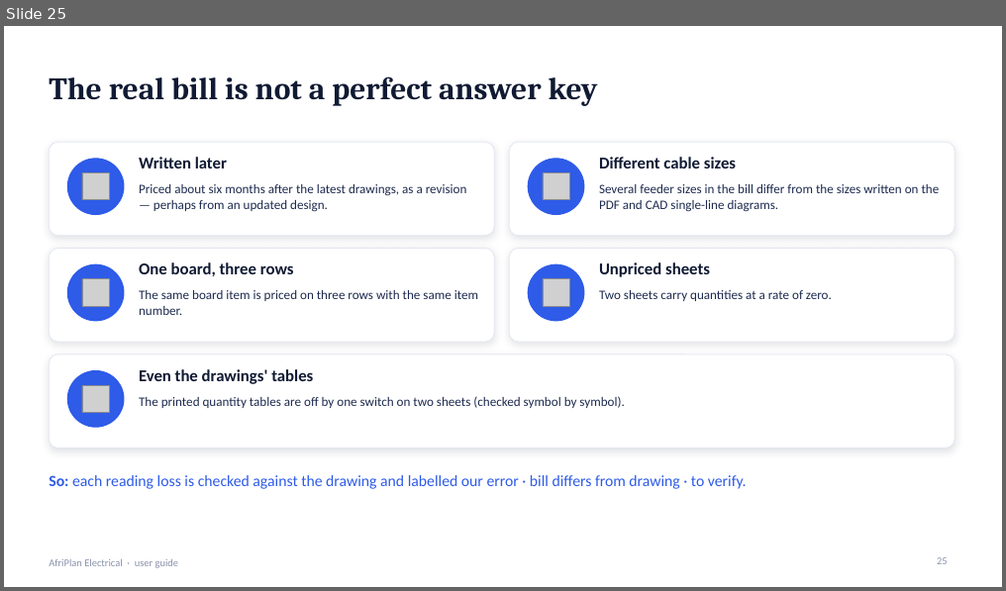
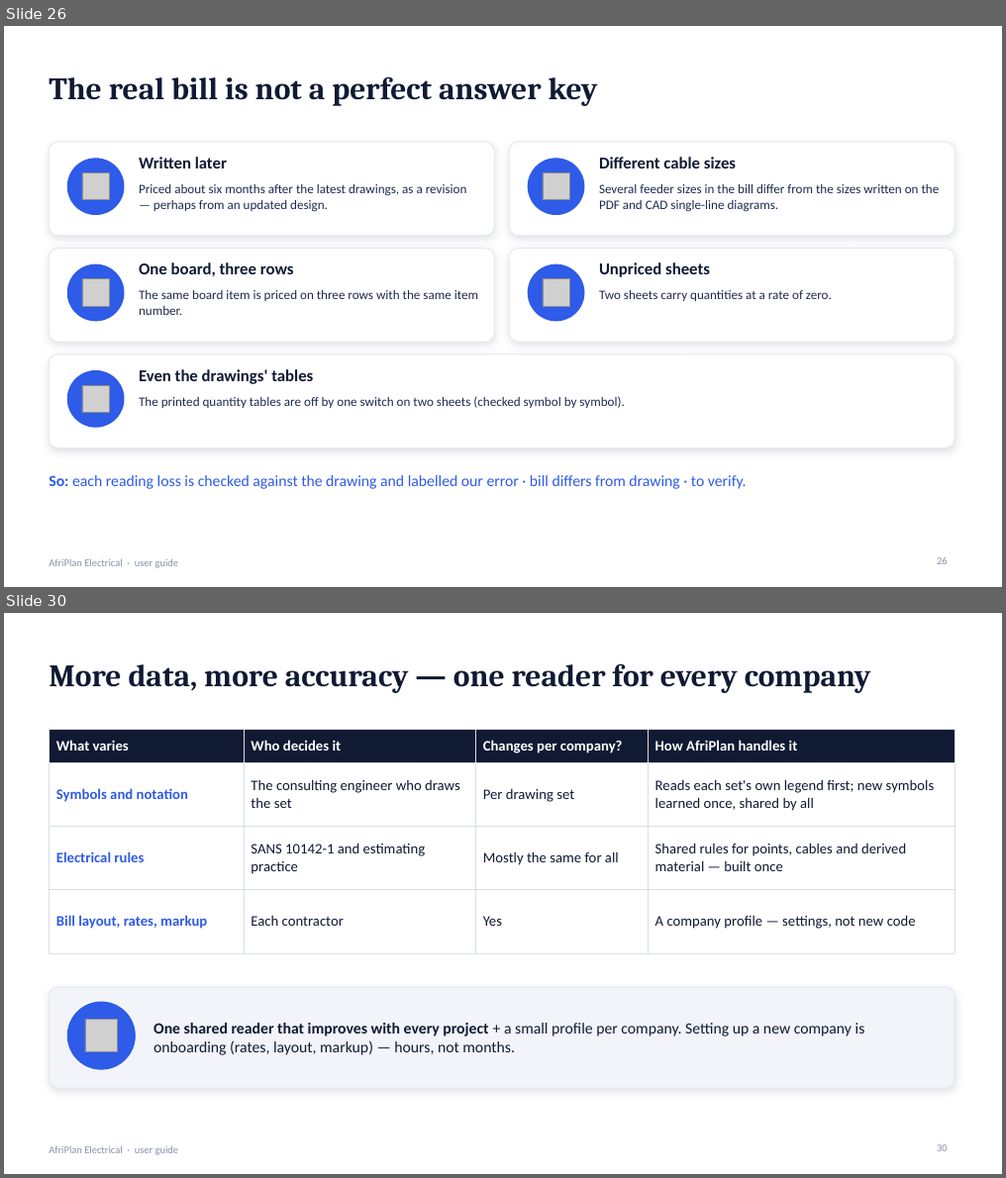
Before and after one commit to Jonathan-Lukwichi/afriplan-ai, a slide deck: docs/presentation/AfriPlan_User_Guide.pptx. Shown one above the other, each under a label of ours: slide 25 before the commit, slides 26 and 30 after it; the slides between them are not shown. The pictures are 1006x591 and 1006x1178 pixels, drawn with LibreOffice and Linux fonts; fonts in the diff are those of the drawing; grey boxes stand for pictures. Boxes give left, top, right and bottom in pixels: in the first picture for what was removed or moved away, otherwise in the second. Text is boxed around its words. In the diff, an @@ line names an element or a change of style, - is before the commit and + after.

```diff
--- a/docs/presentation/AfriPlan_User_Guide.pptx
+++ b/docs/presentation/AfriPlan_User_Guide.pptx
@@ slide 30 added at bbox=[4, 613, 1002, 1174], background #FFFFFF; not listed: 1 template element that a slide beside it also shows @@
@@ title added at bbox=[49, 663, 871, 693], 30 pt, text #101A33, bold @@
+More data, more accuracy — one reader for every company
@@ table added at bbox=[49, 729, 954, 933], 4 rows, 4 columns @@
+What varies | Who decides it | Changes per company? | How AfriPlan handles it
+Symbols and notation | The consulting engineer who draws the set | Per drawing set | Reads each set's own legend first; new symbols learned once, shared by all
+Electrical rules | SANS 10142-1 and estimating practice | Mostly the same for all | Shared rules for points, cables and derived material — built once
+Bill layout, rates, markup | Each contractor | Yes | A company profile — settings, not new code
@@ rounded rectangle added at bbox=[49, 987, 954, 1088], fill #F2F4F9, outline #E3E7F0 0.75 pt @@
@@ ellipse added at bbox=[67, 1002, 135, 1069], fill #2E5BE8, outline #2E5BE8 1 pt @@
@@ picture added at bbox=[85, 1020, 117, 1052] @@
@@ text added at bbox=[153, 1023, 865, 1056], 15 pt, text #101A33 @@
+One shared reader that improves with every project + a small profile per company. Setting up a new company is onboarding (rates, layout, markup) — hours, not months.
@@ page number added at bbox=[937, 1145, 947, 1152], 10 pt, text #8A93AB @@
+30
@@ what was slide 25 is now slide 26 @@
```
Also in this commit, not shown: 6 slides changed, 5 other slides added, 2 other files.
